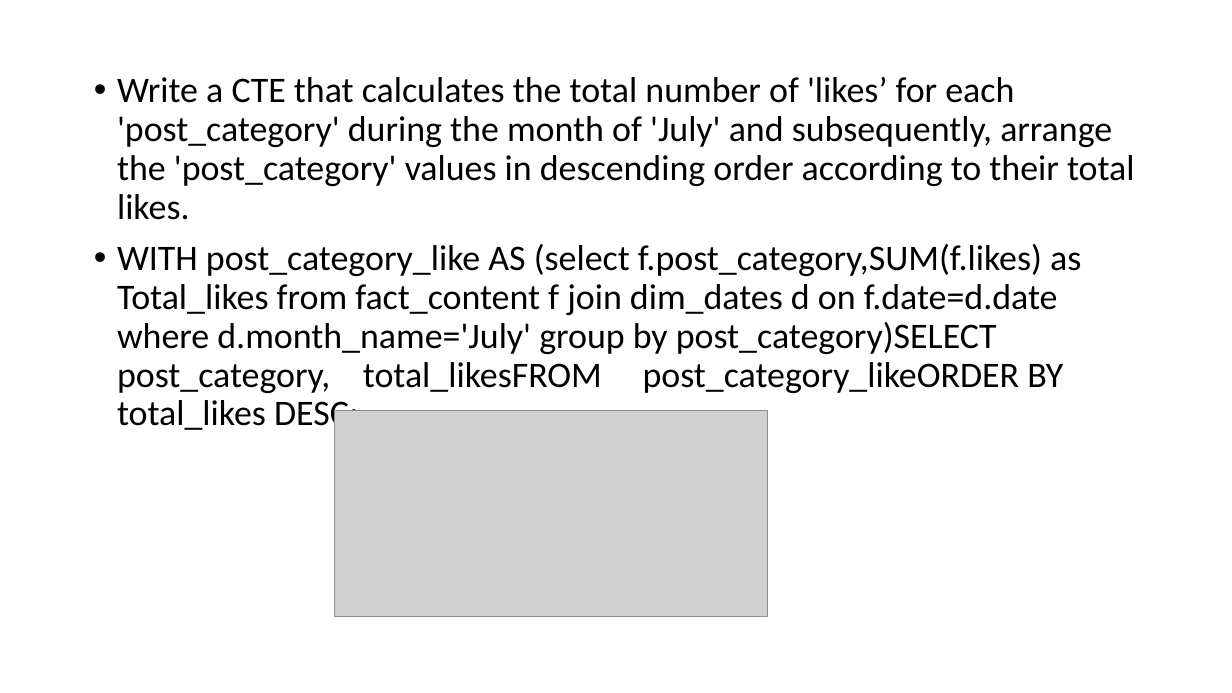
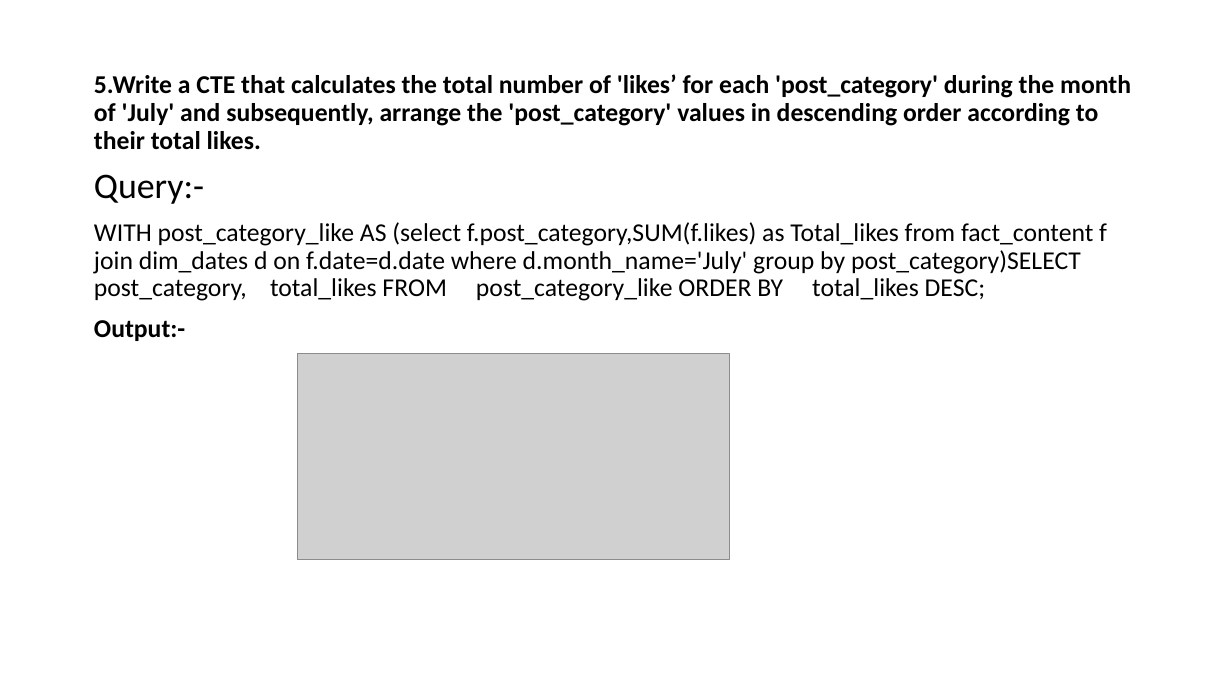
Before and after one commit to Viraj0212/Tech-Instagram-Influencer-Analysis, a slide deck: slide 6 of Tech Instagram Influencer Analysis.pptx. Drawn at 1232x693 pixels with LibreOffice and Linux fonts; fonts in the diff are those of the drawing; grey boxes stand for pictures. Boxes give left, top, right and bottom in pixels: in the first picture for what was removed or moved away, otherwise in the second. Text is boxed around its words. In the diff, an @@ line names an element or a change of style, - is before the commit and + after.

```diff
--- a/Tech Instagram Influencer Analysis.pptx
+++ b/Tech Instagram Influencer Analysis.pptx
@@ text at [94, 74, 1131, 341]: text changed; size 28 to 20 pt @@
-• Write a CTE that calculates the total number of 'likes’ for each 'post_category' during the month of 'July' and subsequently, arrange the 'post_category' values in descending order according to their total likes.
-• WITH post_category_like AS (select f.post_category,SUM(f.likes) as Total_likes from fact_content f join dim_dates d on f.date=d.date where d.month_name='July' group by post_category)SELECT post_category, total_likesFROM post_category_likeORDER BY total_likes DESC;
+5.Write a CTE that calculates the total number of 'likes’ for each 'post_category' during the month of 'July' and subsequently, arrange the 'post_category' values in descending order according to their total likes.
+Query:-
+WITH post_category_like AS (select f.post_category,SUM(f.likes) as Total_likes from fact_content f join dim_dates d on f.date=d.date where d.month_name='July' group by post_category)SELECT post_category, total_likes FROM post_category_like ORDER BY total_likes DESC;
+Output:-
@@ picture: place and size @@
-picture at [335, 410, 767, 616]
+picture at [298, 354, 730, 560]
```
Also in this commit, not shown: 9 other slides changed, 2 slides added, 1 slide removed.
